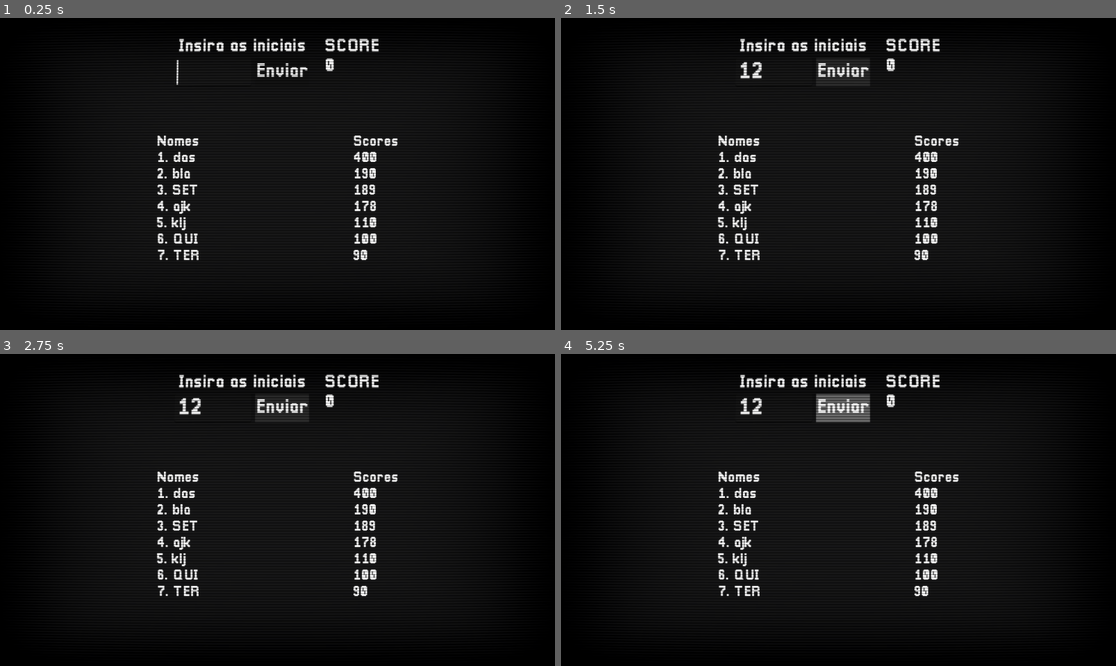
Above: before the commit, frames 1-4 (two rows, left to right).
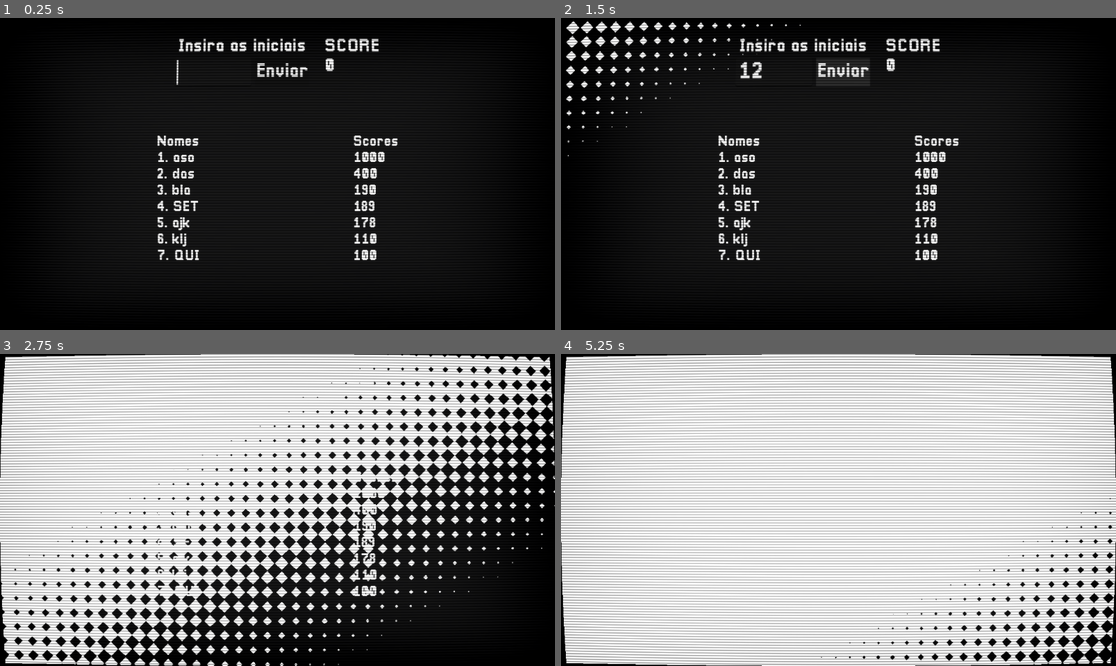
Above: after the commit, the same moments.

Repository: rddtz/gamejamplus
Game: Godot game, scene res://scripts/final.tscn
Same seed, same stepped clock (60 frames per second), same inputs: the game is played once before the commit and once after it. This scene is started directly instead of the project's main scene.
Inputs (mouse positions are in pixels of both pictures, inside the frame that each line leads up to):
- Up to frame 1 (0.25 s): no input
- Up to frame 2 (1.5 s): click (771, 71) at 0.52 s; type "12" at 0.6 s; click "Enviar" at 1.25 s
- Up to frame 3 (2.75 s): tap Enter (enviar, bound only after the commit) at 2, 2.1 s; hold Right (RIGHT) from 2.03 s (still down)
- Up to frame 4 (5.25 s): release Right (RIGHT) at 2.78 s; hold S (DOWN) 2.78-3.53 s; tap Space (parry_block) at 2.85 s; tap Enter (enviar, bound only after the commit) at 3.05, 3.6, 4.35 s; hold Right (RIGHT) 3.53-4.28 s; hold W (UP) 4.28-5.03 s; hold A (LEFT) from 5.03 s (still down); hold Space (parry_block) from 5.03 s (still down)

The runs differ from the first frame. In frame 1, 1.1% of the frame differs, in the area x 28-70%, y 42-78%; in frame 2, 2.4%; in frame 3, 63%; in frame 4, 96%, in the area x 0-100%, y 0-100%.

Commit message:
final com mais cosai

Diff:
--- a/plus/leaderboard.csv
+++ b/plus/leaderboard.csv
@@ -9,3 +9,8 @@
 klj,110
 das,400
 bla,190
+aso,1000
+AOS,0
+asd,0
+ASD,0
+cjf,0
--- a/plus/project.godot
+++ b/plus/project.godot
@@ -57,6 +57,11 @@
 "events": [Object(InputEventKey,"resource_local_to_scene":false,"resource_name":"","device":-1,"window_id":0,"alt_press …(191 unchanged characters)…
 ]
 }
+enviar={
+"deadzone": 0.5,
+"events": [Object(InputEventKey,"resource_local_to_scene":false,"resource_name":"","device":-1,"window_id":0,"alt_pressed":false,"shift_pressed":false,"ctrl_pressed":false,"meta_pressed":false,"pressed":false,"keycode":0,"physical_keycode":4194309,"key_label":0,"unicode":0,"location":0,"echo":false,"script":null)
+]
+}
 
 [rendering]
 
--- a/plus/scripts/final.gd
+++ b/plus/scripts/final.gd
@@ -17,7 +17,8 @@
 	coloca_scores()
 
 func _process(delta: float) -> void:
-	pass
+	if Input.is_action_just_pressed("enviar"):
+		_on_enviar_pressed()
 
 func ordena_gambiarra():
 	final_score = leaders.values()
@@ -79,3 +80,5 @@
 		var tmp = [i, leaders[i]]
 		file.store_csv_line(tmp)
 	file.close()
+
+	Global.call_transition("res://scenes/menu_principal.tscn")
Binary file changed: plus/leaderboard.40.translation
